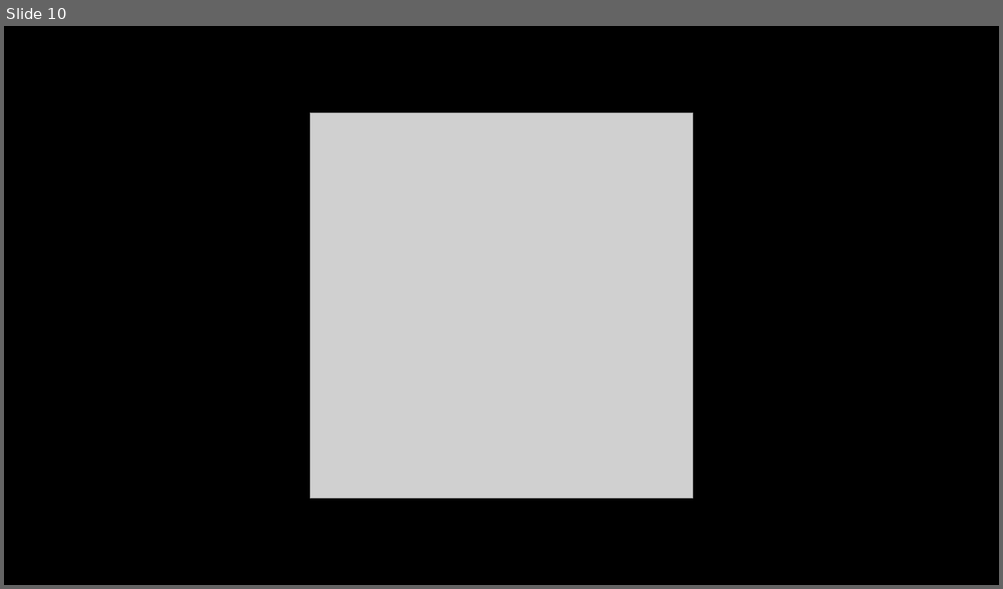
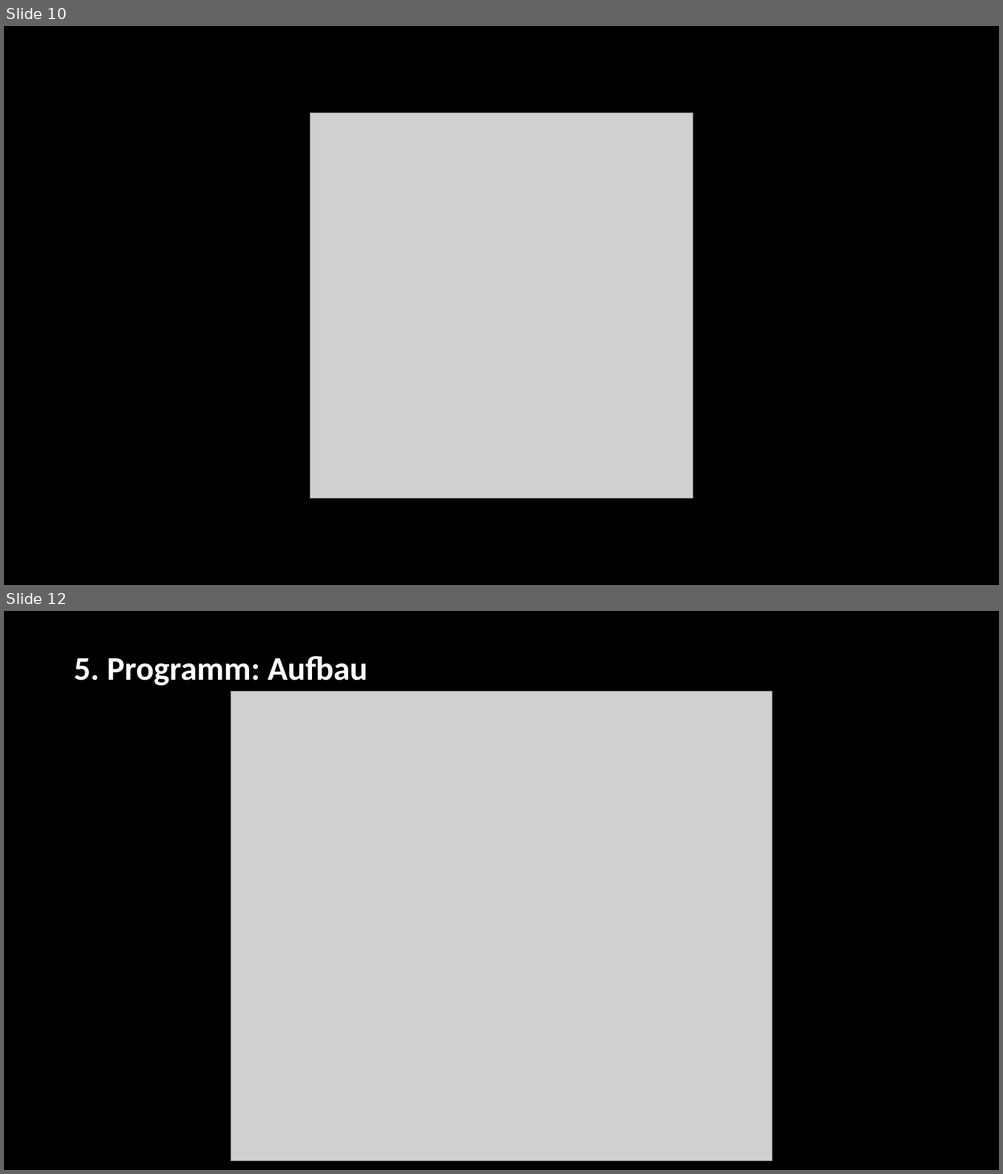
Before and after one commit to cl0q/Q12, a slide deck: p-sem/Prasentation_P-Seminar.pptx. Shown one above the other, each under a label of ours: slide 10 before the commit, slides 10 and 12 after it; the slides between them are not shown. The pictures are 1003x589 and 1003x1174 pixels, drawn with LibreOffice and Linux fonts; fonts in the diff are those of the drawing; grey boxes stand for pictures; background and template pictures are left out. Boxes give left, top, right and bottom in pixels: in the first picture for what was removed or moved away, otherwise in the second. Text is boxed around its words. In the diff, an @@ line names an element or a change of style, - is before the commit and + after.

```diff
--- a/p-sem/Prasentation_P-Seminar.pptx
+++ b/p-sem/Prasentation_P-Seminar.pptx
@@ slide 12 added at (4, 611, 999, 1170), background picture (left out) @@
@@ text added at (74, 656, 367, 686), 32 pt, text #FFFFFF, bold @@
+5. Programm: Aufbau
@@ picture added at (231, 691, 772, 1161) @@
```
Also in this commit, not shown: 7 slides changed, 2 other slides added.
